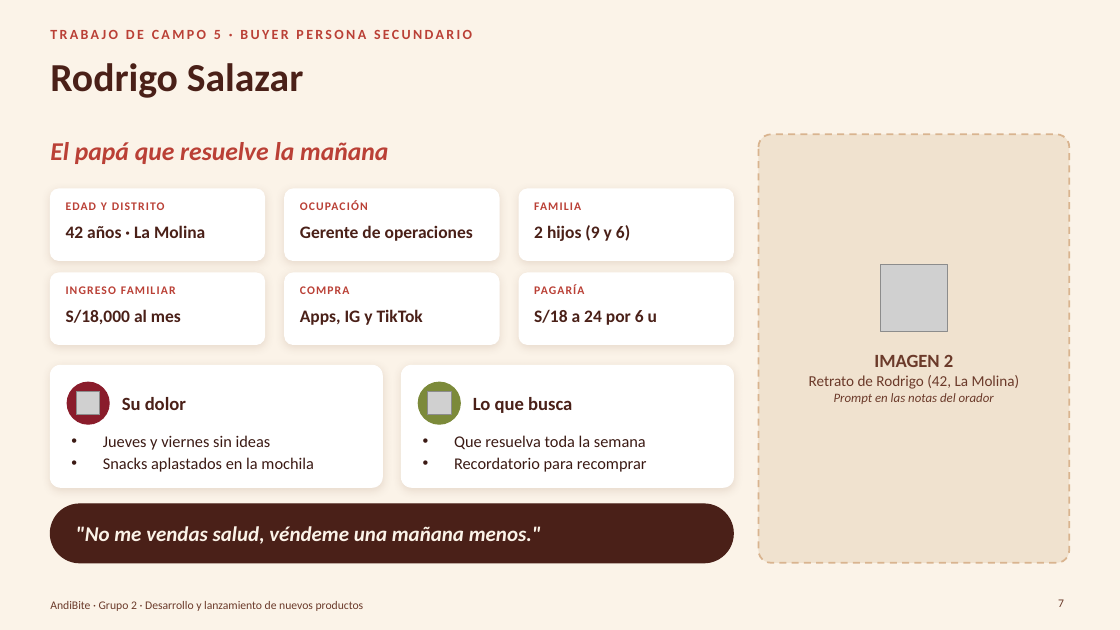
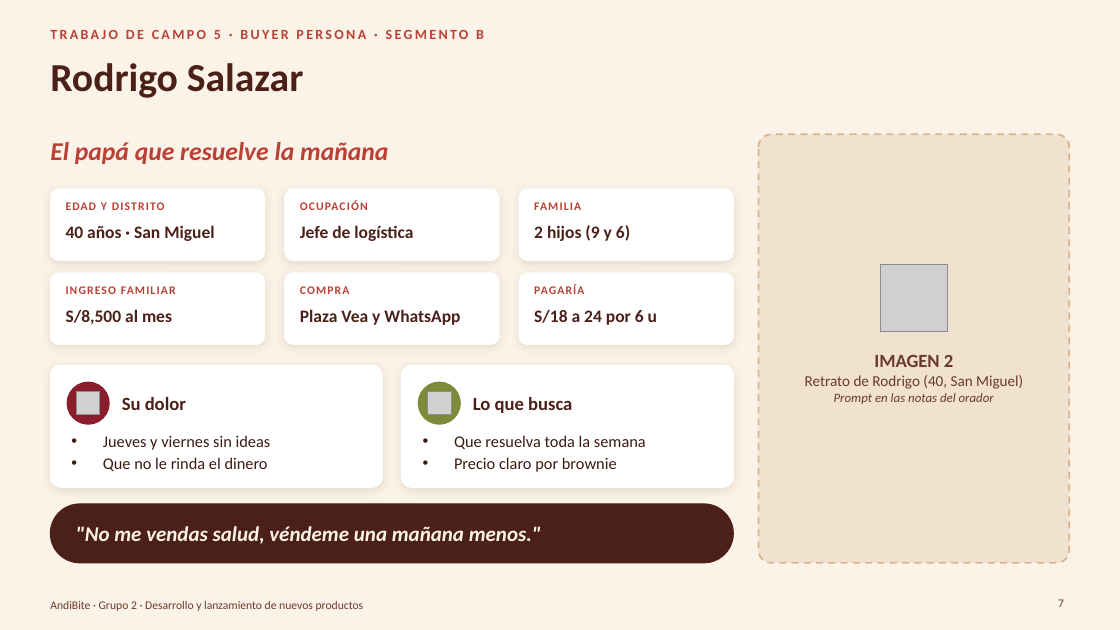
Before and after one commit to Darknow-web/Desarrollo-y-lanzamiento-de-producto-y-marca, a slide deck: slide 7 of 04-reformulacion/TC5-8/TC5-8-AndiBite.pptx. Drawn at 1120x630 pixels with LibreOffice and Linux fonts; fonts in the diff are those of the drawing; grey boxes stand for pictures; background and template pictures are left out. Boxes give left, top, right and bottom in pixels: in the first picture for what was removed or moved away, otherwise in the second. Text is boxed around its words. In the diff, an @@ line names an element or a change of style, - is before the commit and + after.

```diff
--- a/04-reformulacion/TC5-8/TC5-8-AndiBite.pptx
+++ b/04-reformulacion/TC5-8/TC5-8-AndiBite.pptx
@@ text at [126,30,484,39]: text changed @@
-TRABAJO DE CAMPO 5 · BUYER PERSONA SECUNDARIO
+TRABAJO DE CAMPO 5 · BUYER PERSONA · SEGMENTO B
@@ text at [66,225,214,241]: text changed @@
-42 años · La Molina
+40 años · San Miguel
@@ text at [300,225,413,241]: text changed @@
-Gerente de operaciones
+Jefe de logística
@@ text at [66,309,172,324]: text changed @@
-S/18,000 al mes
+S/8,500 al mes
@@ text at [300,309,460,325]: text changed @@
-Apps, IG y TikTok
+Plaza Vea y WhatsApp
@@ text at [805,375,1023,389]: text changed @@
-Retrato de Rodrigo (42, La Molina)
+Retrato de Rodrigo (40, San Miguel)
@@ text at [103,457,268,471]: text changed @@
-• Snacks aplastados en la mochila
+• Que no le rinda el dinero
@@ text at [454,457,617,472]: text changed @@
-• Recordatorio para recomprar
+• Precio claro por brownie
```
Also in this commit, not shown: 6 other slides changed, 7 other files.
